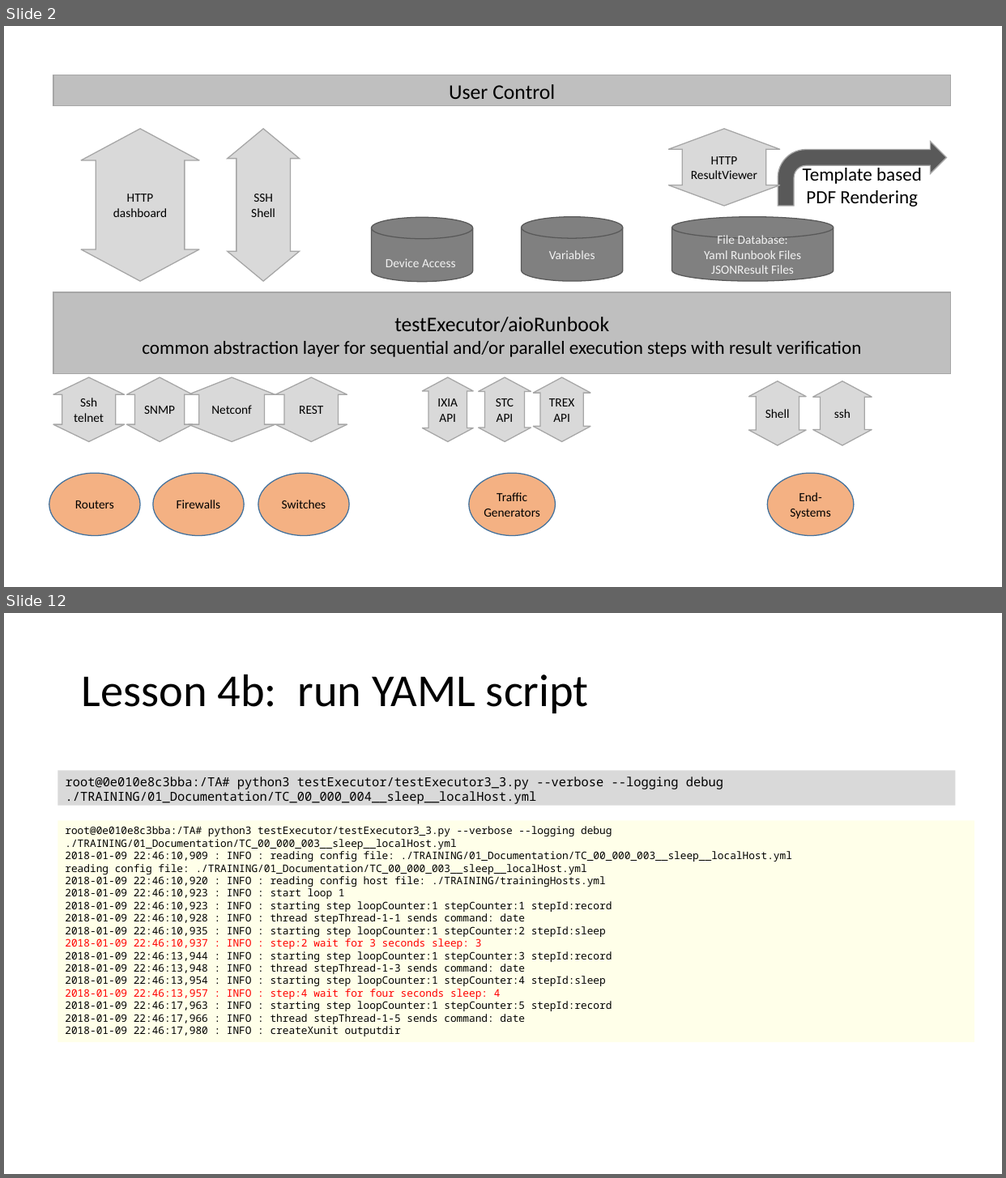
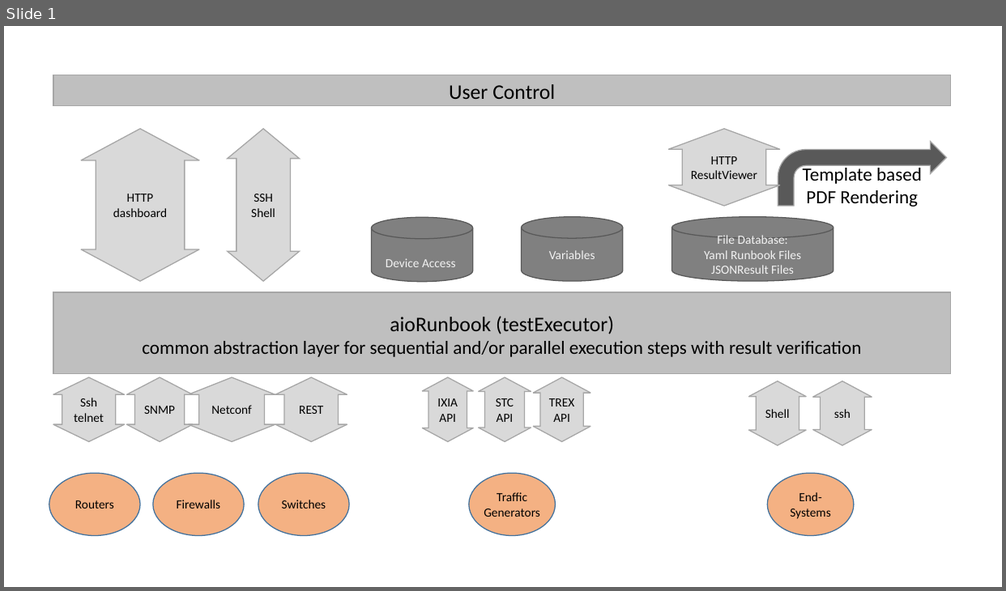
Before and after one commit to slieberth/aioRunbook, a slide deck: docs/images/aioRunbookImages.pptx. Shown one above the other, each under a label of ours: slides 2 and 12 before the commit, slide 1 after it; the slides between them are not shown. The pictures are 1006x1178 and 1006x591 pixels, drawn with LibreOffice and Linux fonts; fonts in the diff are those of the drawing. Boxes give left, top, right and bottom in pixels: in the first picture for what was removed or moved away, otherwise in the second. Text is boxed around its words. In the diff, an @@ line names an element or a change of style, - is before the commit and + after.

```diff
--- a/docs/images/aioRunbookImages.pptx
+++ b/docs/images/aioRunbookImages.pptx
@@ slide 12 removed at bbox=[4, 613, 1002, 1174], background #FFFFFF @@
@@ title removed at bbox=[82, 674, 589, 713] @@
-Lesson 4b: run YAML script
@@ rectangle removed at bbox=[58, 770, 956, 806] @@
-root@0e010e8c3bba:/TA# python3 testExecutor/testExecutor3_3.py --verbose --logging debug ./TRAINING/01_Documentation/TC_00_000_004__sleep__localHost.yml
@@ rectangle removed at bbox=[58, 821, 975, 1043] @@
-root@0e010e8c3bba:/TA# python3 testExecutor/testExecutor3_3.py --verbose --logging debug ./TRAINING/01_Documentation/TC_00_000_003__sleep__localHost.yml
-2018-01-09 22:46:10,909 : INFO : reading config file: ./TRAINING/01_Documentation/TC_00_000_003__sleep__localHost.yml
-reading config file: ./TRAINING/01_Documentation/TC_00_000_003__sleep__localHost.yml
-2018-01-09 22:46:10,920 : INFO : reading config host file: ./TRAINING/trainingHosts.yml
-2018-01-09 22:46:10,923 : INFO : start loop 1
-2018-01-09 22:46:10,923 : INFO : starting step loopCounter:1 stepCounter:1 stepId:record
-2018-01-09 22:46:10,928 : INFO : thread stepThread-1-1 sends command: date
-2018-01-09 22:46:10,935 : INFO : starting step loopCounter:1 stepCounter:2 stepId:sleep
-2018-01-09 22:46:10,937 : INFO : step:2 wait for 3 seconds sleep: 3
-2018-01-09 22:46:13,944 : INFO : starting step loopCounter:1 stepCounter:3 stepId:record
-2018-01-09 22:46:13,948 : INFO : thread stepThread-1-3 sends command: date
-2018-01-09 22:46:13,954 : INFO : starting step loopCounter:1 stepCounter:4 stepId:sleep
-2018-01-09 22:46:13,957 : INFO : step:4 wait for four seconds sleep: 4
-2018-01-09 22:46:17,963 : INFO : starting step loopCounter:1 stepCounter:5 stepId:record
-2018-01-09 22:46:17,966 : INFO : thread stepThread-1-5 sends command: date
-2018-01-09 22:46:17,980 : INFO : createXunit outputdir
@@ what was slide 2 is now slide 1 @@
@@ slide 1 changed as well @@
@@ text in rectangle at bbox=[142, 316, 862, 357]: text changed @@
-testExecutor/aioRunbook
-common abstraction layer for sequential and/or parallel execution steps with result verification
+aioRunbook (testExecutor)
+common abstraction layer for sequential and/or parallel execution steps with result verification
```
Also in this commit, not shown: 2 other slides changed, 43 other slides removed, 2 other files.
